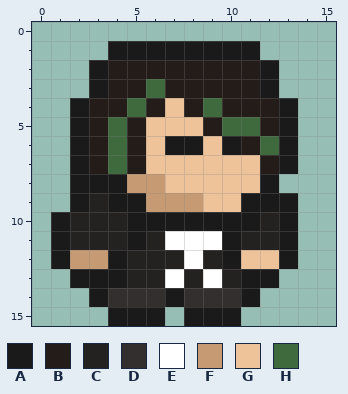
Pixel-art sprite, stored at sprites/characters/christian.png. This is how it looked before the edit.
The file is 16x16 pixels.
Palette (. is transparent): A #1a1a1a  B #231c19  C #242121  D #332f2f  E #ffffff  F #c69b73  G #eec39a  H #3e6a3e
Pixels before, first column x 1:
 1 ...AAAAAAAA..
 2 ..ABBBBBBBBA.
 3 ..ABBHBBBBBA.
 4 .ABBHBGBHBBBA
 5 .ABHBGGGBHHBA
 6 .ABHBGAAGABHA
 7 .ABHBGGGGGGBA
 8 .AAAFFGGGGGA.
 9 .ACAAFFFGGAAA
10 ACCCAAAAAAACA
11 ACCCACEEEACCA
12 AFFACCCECAGGA
13 .AAACCECECAA.
14 ..ADDDADDDA..
15 ...AAA.AAA...
New version:
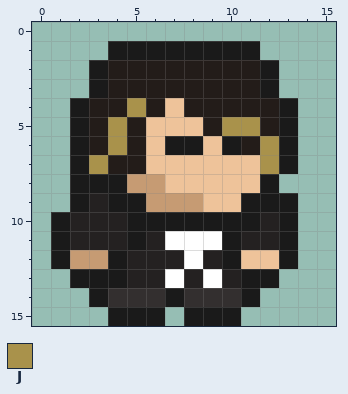
Colours new in this view: J #a9924b
Difference:
Changed rows in their new state; - is an unchanged pixel.
first column x 3:
 3 ---B------
 4 --J---B---
 5 -J-----JJ-
 6 -J-------J
 7 JB-------J
